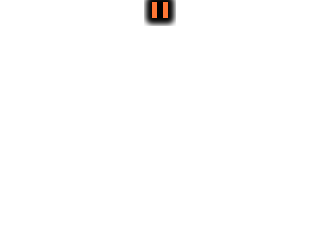
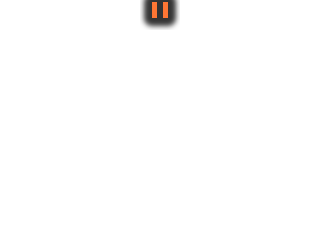
Layers edited between the first and the second (320, 240) image:
"bg": opacity 100% → 80%, painted on it over [140, 0, 180, 30]
